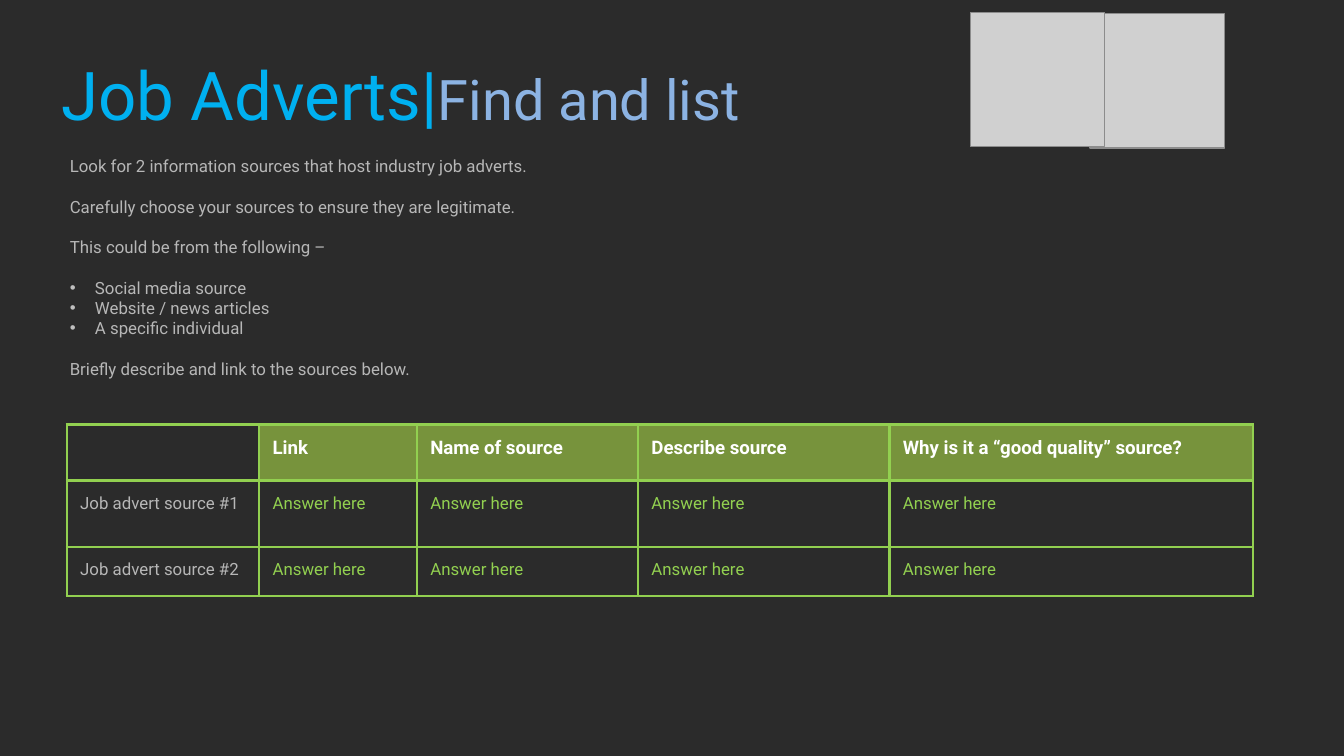
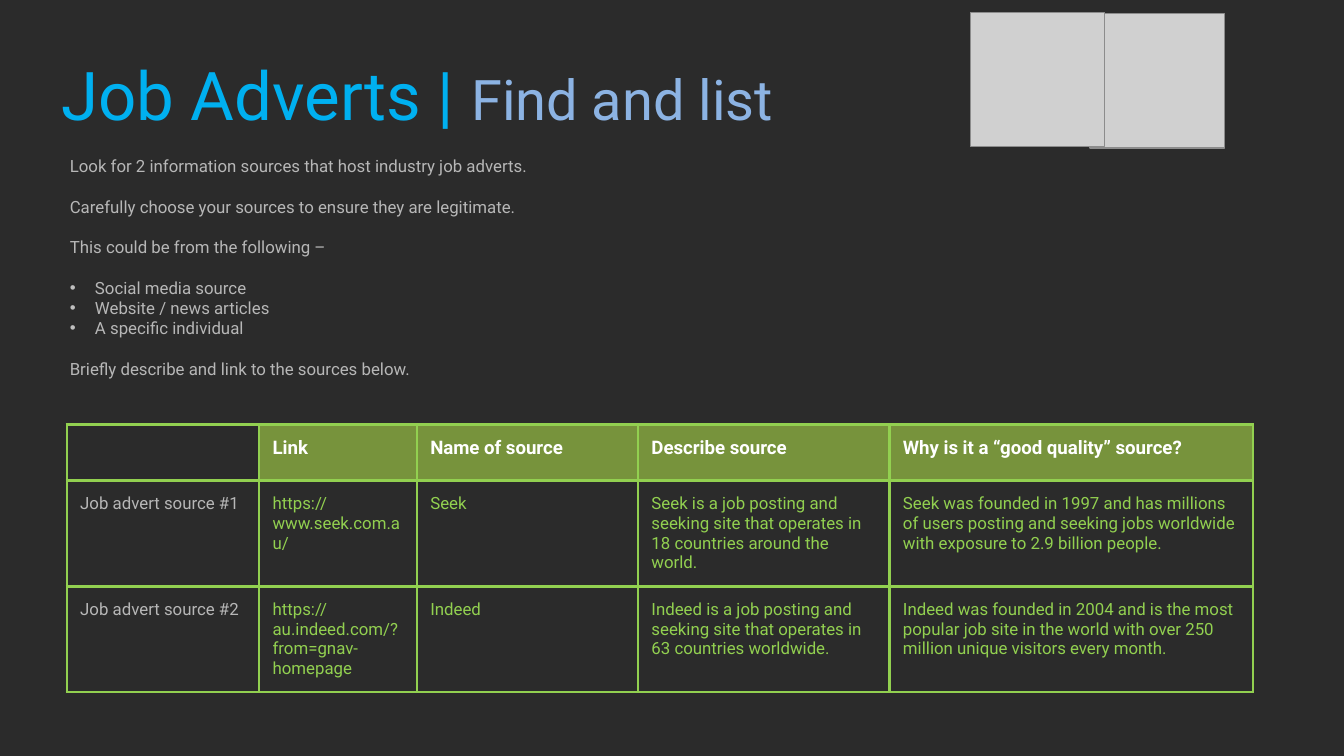
Before and after one commit to Dinoboy173/ProfStud, a slide deck: slide 31 of Class1/NOT DONE 2021_Professional_Studies_1_YourName.pptx. Drawn at 1344x756 pixels with LibreOffice and Linux fonts; fonts in the diff are those of the drawing; grey boxes stand for pictures; background and template pictures are left out; a plain dark background stands for a picture behind light text. Boxes give left, top, right and bottom in pixels: in the first picture for what was removed or moved away, otherwise in the second. Text is boxed around its words. In the diff, an @@ line names an element or a change of style, - is before the commit and + after.

Commit message:
Did a little bit more

```diff
--- a/Class1/NOT DONE 2021_Professional_Studies_1_YourName.pptx
+++ b/Class1/NOT DONE 2021_Professional_Studies_1_YourName.pptx
@@ title at [61, 69, 773, 121]: spaces changed @@
-Job Adverts|Find and list
+Job Adverts | Find and list
@@ table at [67, 425, 1253, 682] @@
-row 2: Job advert source #1 | Answer here | Answer here | Answer here | Answer here
+row 2: Job advert source #1 | https://www.seek.com.au/ | Seek | Seek is a job posting and seeking site that operates in 18 countries around the world. | Seek was founded in 1997 and has millions of users posting and seeking jobs worldwide with exposure to 2.9 billion people.
-row 3: Job advert source #2 | Answer here | Answer here | Answer here | Answer here
+row 3: Job advert source #2 | https://au.indeed.com/?from=gnav-homepage | Indeed | Indeed is a job posting and seeking site that operates in 63 countries worldwide. | Indeed was founded in 2004 and is the most popular job site in the world with over 250 million unique visitors every month.
```
Also in this commit, not shown: 6 other slides changed.
